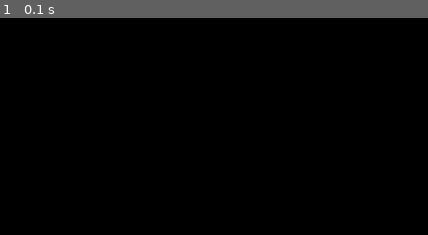
Above: before the commit, frame 1.
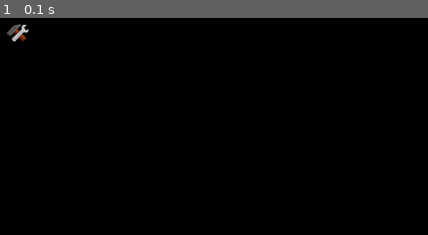
Above: after the commit, the same moment.

Repository: samwheel/KingOfTheGalaxy
Game: pygame game, started from pygame_main.py
Same seed, same stepped clock (60 frames per second), same inputs: the game is played once before the commit and once after it.
Inputs:
- Up to frame 1 (0.1 s): no input
The pictures show only the part of the screen within x 0-50%, y 0-50%; the shares and areas given below are measured in that part.

The runs differ from the first frame. In frame 1, 0.2% of the frame differs, in the area x 1-7%, y 2-12%.

Commit message:
Added production_icon.

Diff:
--- a/pygame_helper/button.py
+++ b/pygame_helper/button.py
@@ -1,4 +1,4 @@
-from pygame import font, Color, Surface, draw, sprite
+from pygame import font, Color, Surface, sprite
 import pygame
 
 class Button(sprite.Sprite):
@@ -30,3 +30,28 @@
         self.surface.fill("gray")
         self.surface.blit(self.font.render(self.text, True, self.color), (5, 5))
         surface.blit(self.surface, self.rect)
+
+class ImageButton(sprite.Sprite):
+    def __init__(self, color: Color, image: Surface, x: int, y: int, action = lambda: None) -> None:
+        super().__init__()
+        self.color: Color = color
+        self.surface: Surface = image
+        self.rect: pygame.Rect = self.surface.get_rect()
+        self.rect.topleft = (x, y)
+        self.x: int = x
+        self.y: int = y
+        self.action = action
+
+    def move(self, x:int, y:int) -> None:
+        self.rect.topleft = (x + self.x, y + self.y)
+
+    def update(self, event) -> None:
+        if event.type == pygame.MOUSEBUTTONDOWN:
+            if self.rect.collidepoint(event.pos):
+                self.action()
+
+    def draw(self, surface: Surface) -> None:
+        background: Surface = Surface(self.rect.inflate(10, 10).size)
+        background.fill(self.color)
+        surface.blit(background, self.rect)
+        surface.blit(self.surface, self.rect)
--- a/pygame_main.py
+++ b/pygame_main.py
@@ -1,9 +1,16 @@
+from os import environ
+environ['PYGAME_HIDE_SUPPORT_PROMPT'] = '1'
 import pygame
 from pygame.time import Clock
+
+from pygame_helper import button
+
 from view.star import Star
 from view.planet import PlanetView
+
 from src.planet import Planet, Focus
 from src.race import *
+from src.empire import Empire
 
 pygame.init()
 
@@ -11,18 +18,27 @@
 pygame.display.set_caption("King of the Galaxy")
 planet_group = pygame.sprite.Group()
 with open("src/races.dat", "r") as f:
-    races = [eval(line) for line in f.readlines()]
-    planet_group.add(PlanetView(30, pygame.Color(20, 255, 20), Planet("Earth", races[0], 1, Focus.INDUSTRY)))
-    planet_group.add(PlanetView(30, pygame.Color(72, 25, 5), Planet("Mars", races[0], 1, Focus.INDUSTRY)))
+    races: list[Race] = [eval(line) for line in f.readlines()]
+player_empire = Empire("Blorg", "Glorp")
+player_empire.planets.append(Planet("Earth", races[0], 1, Focus.INDUSTRY))
+player_empire.planets.append(Planet("Mars", races[0], 1, Focus.INDUSTRY))
+
+
+planet_group.add(PlanetView(30, pygame.Color(20, 255, 20), player_empire.planets[0]))
+planet_group.add(PlanetView(30, pygame.Color(72, 25, 5), player_empire.planets[1]))
 star: Star = Star(640, 360, 10, pygame.Color(255, 0, 0), planet_group)
 stars: pygame.sprite.Group = pygame.sprite.Group()
 stars.add(star)
 planet_view_group = pygame.sprite.Group()
+widgets = pygame.sprite.Group()
+production_button = button.ImageButton(pygame.Color("black"), pygame.image.load("images/production_icon.png"), 50, 50, action=lambda: print(player_empire.industry))
+widgets.add(production_button)
 
 clock = Clock()
 
 while True:
     for event in pygame.event.get():
+        widgets.update(event)
         planet_group.update(event)
 
         if event.type == pygame.QUIT:
@@ -33,7 +49,7 @@
             clicked_stars = [s for s in stars if s.rect.collidepoint(event.pos)]
             if clicked_stars:
                 planet_view_group.empty()
-                planet_view_group.add([star.planets for star in clicked_stars])
+                planet_view_group.add([planet for star in clicked_stars for planet in star.planets])
 
 
     screen.fill("black")
@@ -48,5 +64,9 @@
         for planet_view in planet_view_group:
             planet_view.draw(screen)
 
+    for widget in widgets:
+        widget.move(0, 0)
+        widget.draw(screen)
+
     pygame.display.flip()
     clock.tick(60)
Binary file added: images/production_icon.png
Not shown, changed: .gitignore
